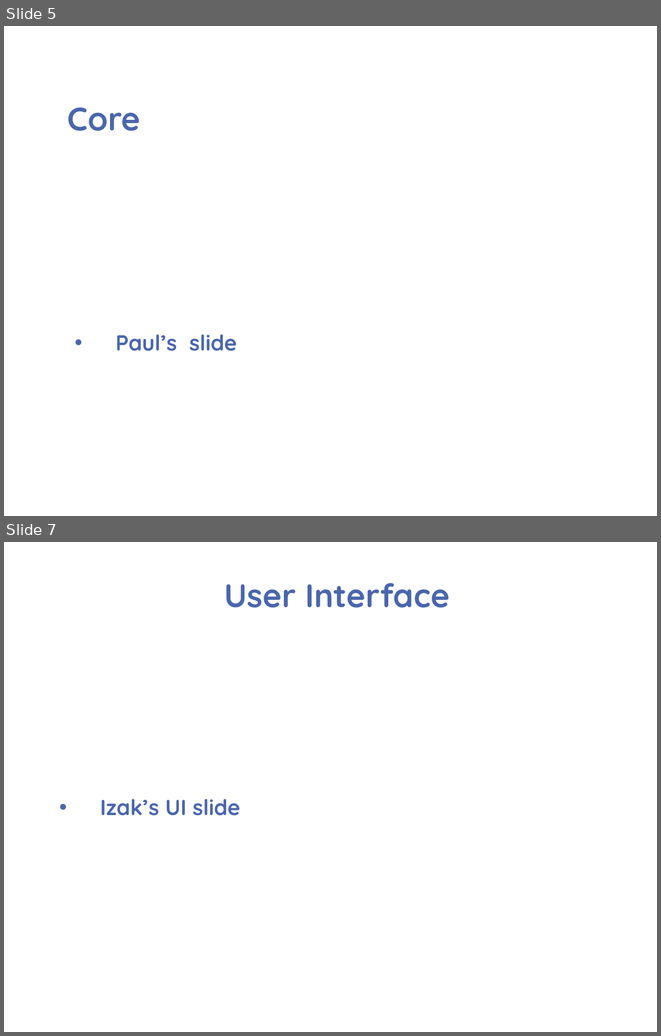
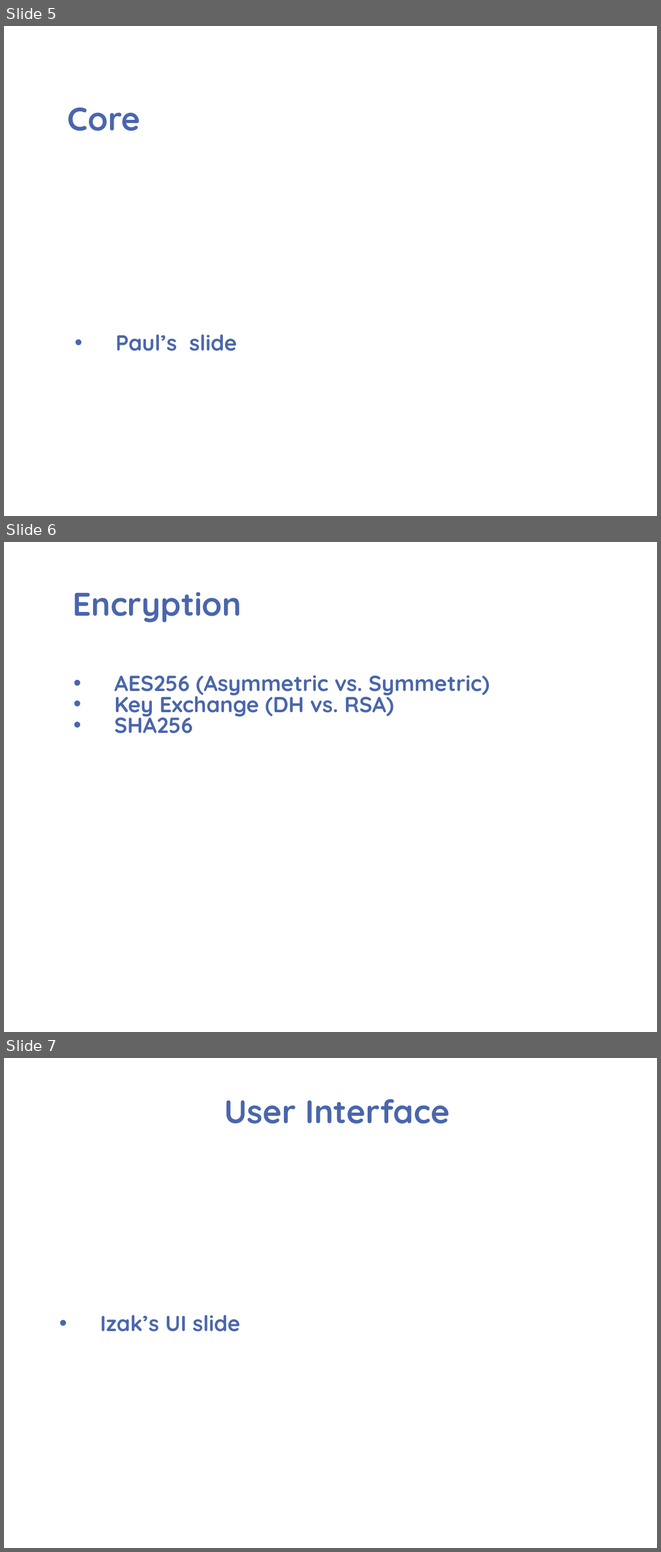
Before and after one commit to psengelke/linphone-android-group-chat, a slide deck: Project Documentation/Demos/Demo 03/Demo 03.pptx. Shown one above the other, each under a label of ours: slides 5 and 7 before the commit, slides 5, 6 and 7 after it; the slides between them are not shown. The pictures are 661x1036 and 661x1552 pixels, drawn with LibreOffice and Linux fonts; fonts in the diff are those of the drawing; background and template pictures are left out. Boxes give left, top, right and bottom in pixels: in the first picture for what was removed or moved away, otherwise in the second. Text is boxed around its words. In the diff, an @@ line names an element or a change of style, - is before the commit and + after.

Commit message:
Encryption points for demo 3

```diff
--- a/Project Documentation/Demos/Demo 03/Demo 03.pptx
+++ b/Project Documentation/Demos/Demo 03/Demo 03.pptx
@@ slide 6 added at box(4, 542, 657, 1032), background picture (left out) @@
@@ title added at box(72, 592, 241, 623), 36 pt, text #4A66AC, bold @@
+Encryption
@@ text added at box(114, 675, 489, 733), 24 pt, text #4A66AC, bold @@
+• AES256 (Asymmetric vs. Symmetric)
+• Key Exchange (DH vs. RSA)
+• SHA256
```
Also in this commit, not shown: 1 slide removed.
